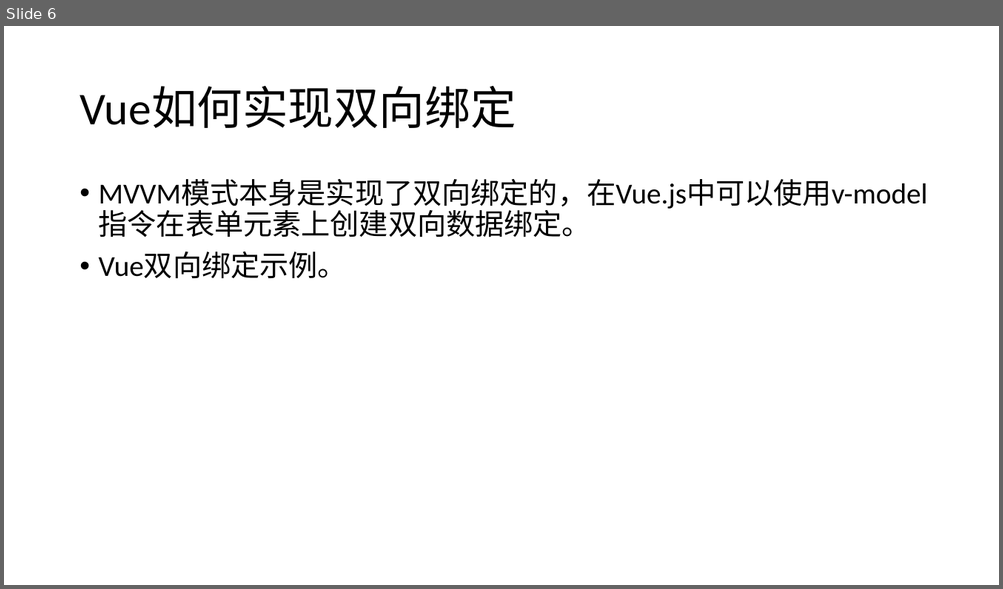
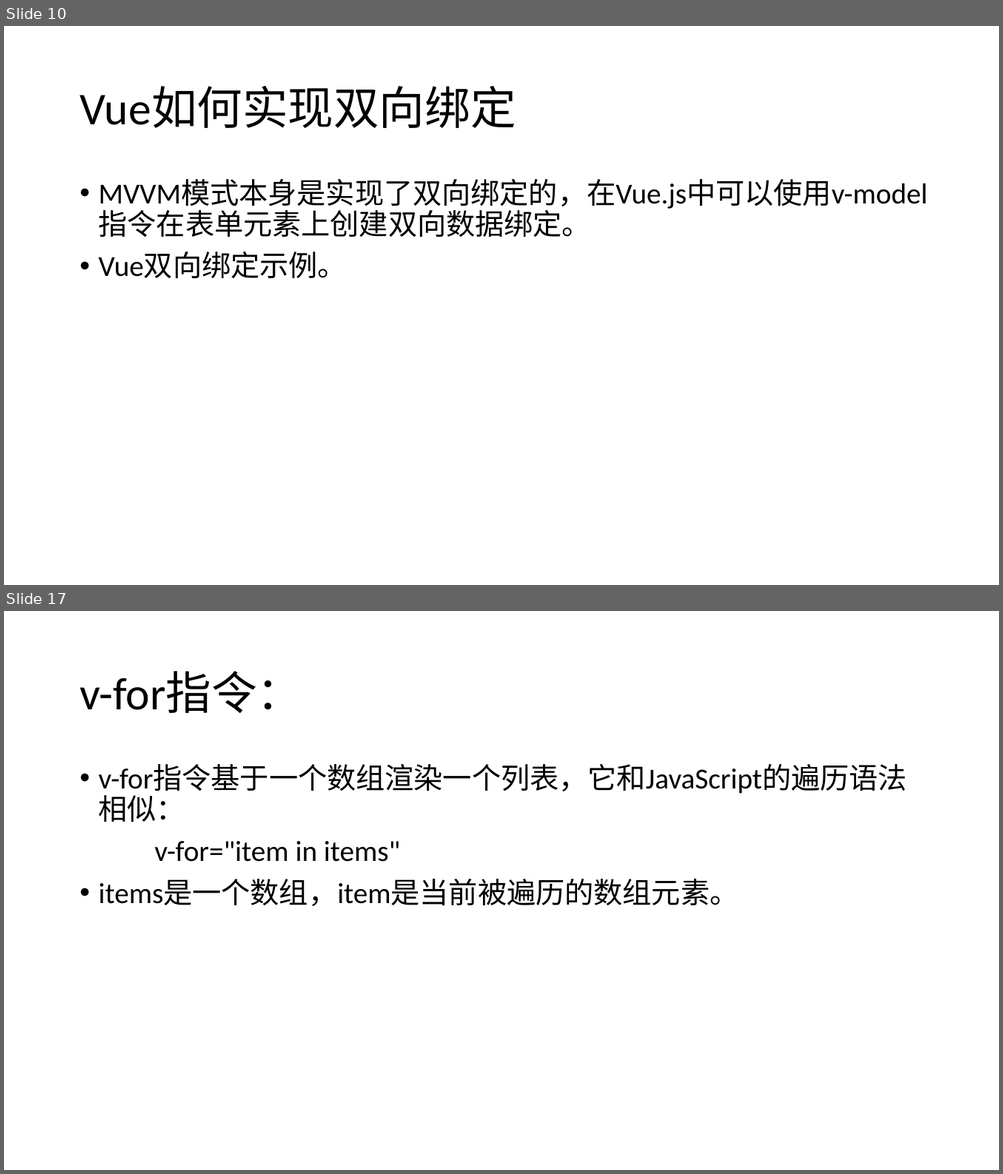
Before and after one commit to YSMJ1994/study, a slide deck: study_Vue/学习Vue.pptx. Shown one above the other, each under a label of ours: slide 6 before the commit, slides 10 and 17 after it; the slides between them are not shown. The pictures are 1003x589 and 1003x1174 pixels, drawn with LibreOffice and Linux fonts; fonts in the diff are those of the drawing. Boxes give left, top, right and bottom in pixels: in the first picture for what was removed or moved away, otherwise in the second. Text is boxed around its words. In the diff, an @@ line names an element or a change of style, - is before the commit and + after.

```diff
--- a/study_Vue/学习Vue.pptx
+++ b/study_Vue/学习Vue.pptx
@@ slide 17 added at [4, 611, 999, 1170], background #FFFFFF @@
@@ title added at [79, 672, 302, 713], 44 pt, text #000000 @@
+v-for指令：
@@ text added at [99, 764, 907, 906], 28 pt, text #000000 @@
+• v-for指令基于一个数组渲染一个列表，它和JavaScript的遍历语法相似：
+v-for="item in items"
+• items是一个数组，item是当前被遍历的数组元素。
@@ what was slide 6 is now slide 10 @@
```
Also in this commit, not shown: 2 slides changed, 13 other slides added, 9 other files.
